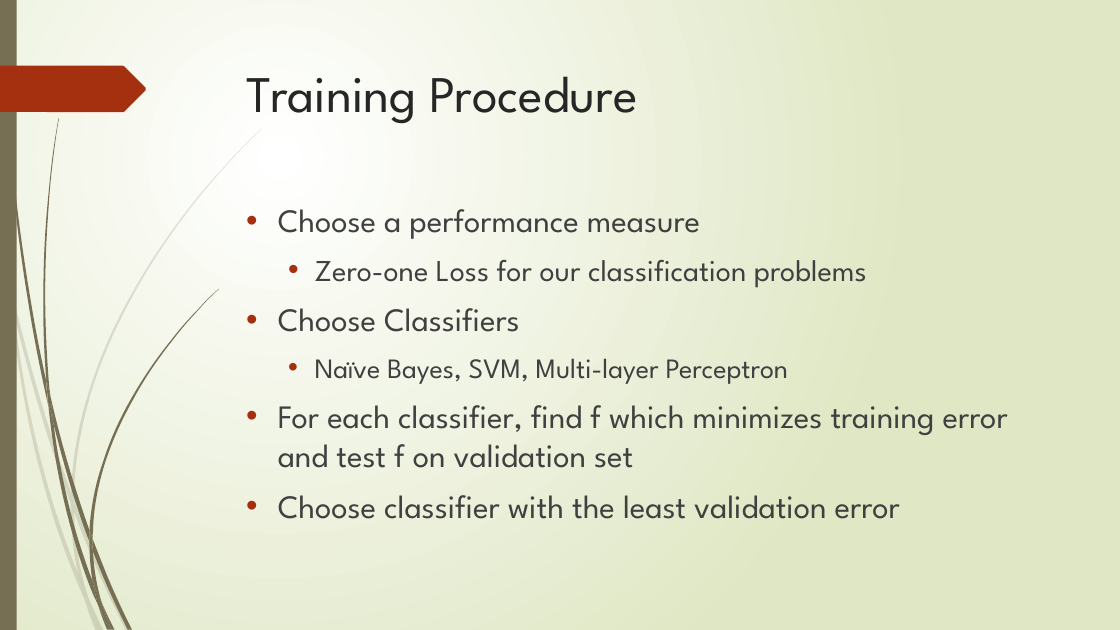
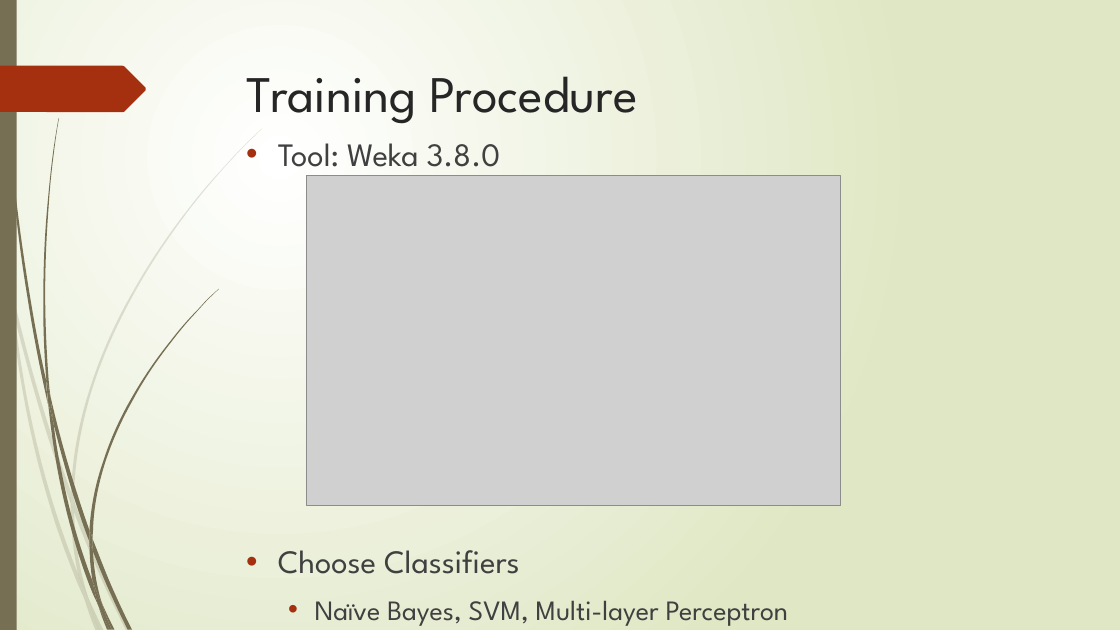
Before and after one commit to XiaokuanOSU/AI2report, a slide deck: slide 7 of PPTGroup10.pptx. Drawn at 1120x630 pixels with LibreOffice and Linux fonts; fonts in the diff are those of the drawing; grey boxes stand for pictures. Boxes give left, top, right and bottom in pixels: in the first picture for what was removed or moved away, otherwise in the second. Text is boxed around its words. In the diff, an @@ line names an element or a change of style, - is before the commit and + after.

Commit message:
add weka

```diff
--- a/PPTGroup10.pptx
+++ b/PPTGroup10.pptx
@@ text "Tool: Weka 3.8.0": place and size @@
-text "Tool: Weka 3.8.0" at (278, 209, 1008, 519)
+text "Tool: Weka 3.8.0" at (278, 143, 788, 626)
@@ text at (278, 143, 501, 177): text changed; size 26 to 28 pt @@
-• Choose a performance measure
-  • Zero-one Loss for our classification problems
+• Tool: Weka 3.8.0
@@ picture added at (307, 175, 840, 505) @@
@@ text at (278, 405, 1008, 519): paragraphs removed @@
-• For each classifier, find f which minimizes training error and test f on validation set
-• Choose classifier with the least validation error
```
